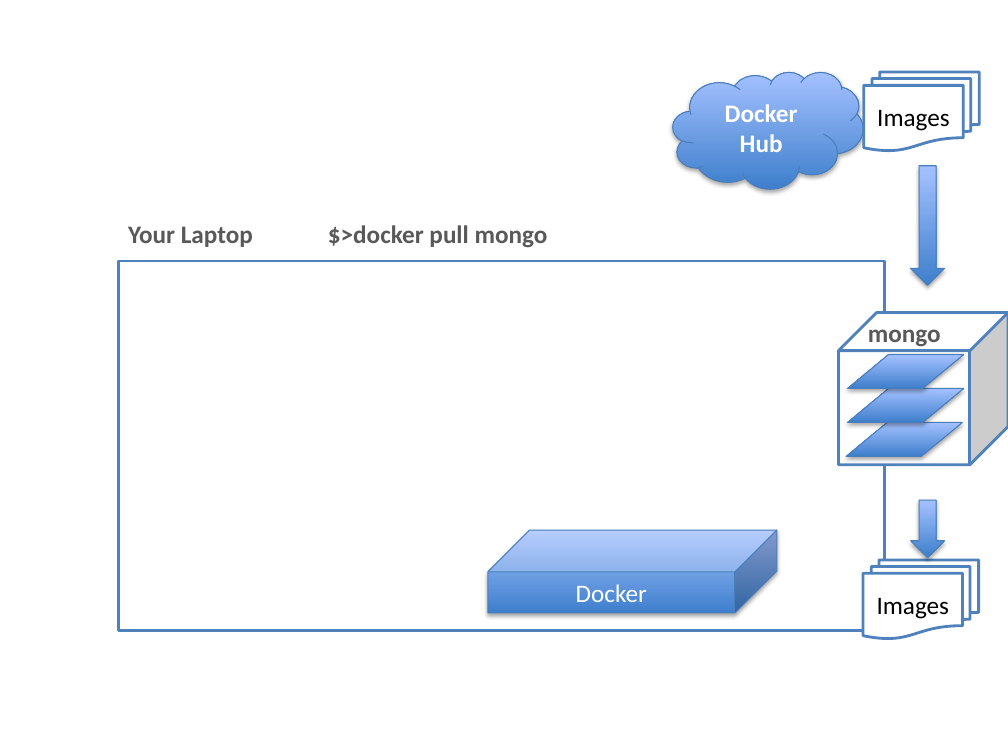
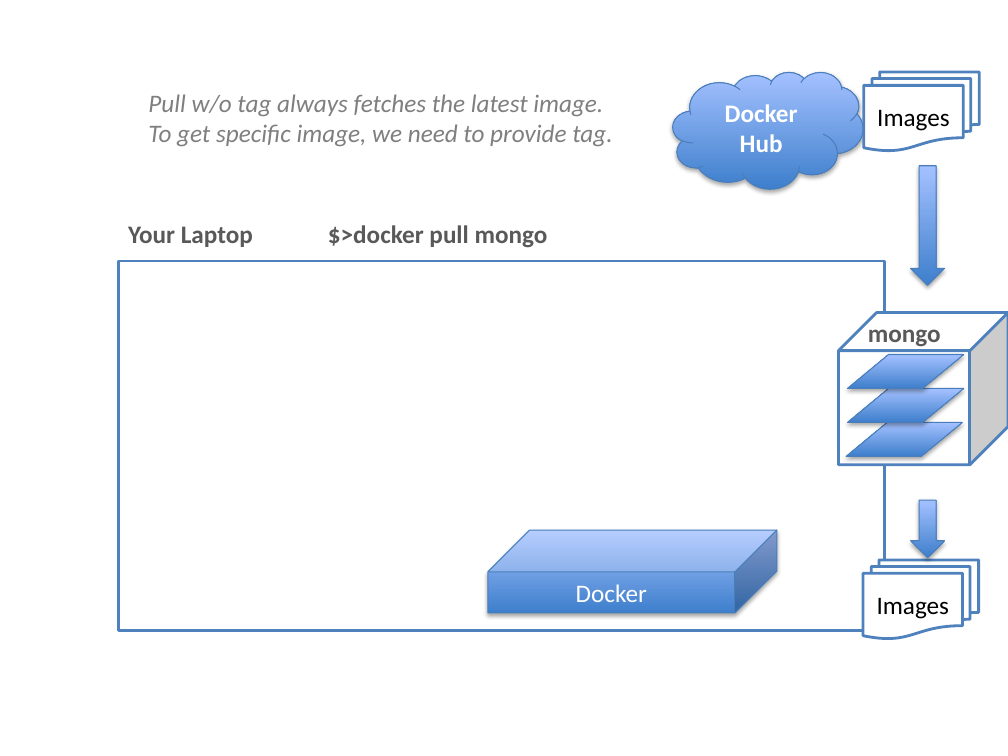
Before and after one commit to rohitghatol/Docker-Container-Continuous-Delivery, a slide deck: slide 9 of pptx/diagrams.pptx. Drawn at 1008x756 pixels with LibreOffice and Linux fonts; fonts in the diff are those of the drawing. Boxes give left, top, right and bottom in pixels: in the first picture for what was removed or moved away, otherwise in the second. Text is boxed around its words. In the diff, an @@ line names an element or a change of style, - is before the commit and + after.

```diff
--- a/pptx/diagrams.pptx
+++ b/pptx/diagrams.pptx
@@ text added at bbox=[148, 94, 612, 146], 18 pt, text #7F7F7F, italic @@
+Pull w/o tag always fetches the latest image. To get specific image, we need to provide tag.
```
Also in this commit, not shown: 2 other slides changed, 2 slides added, 6 other files.
